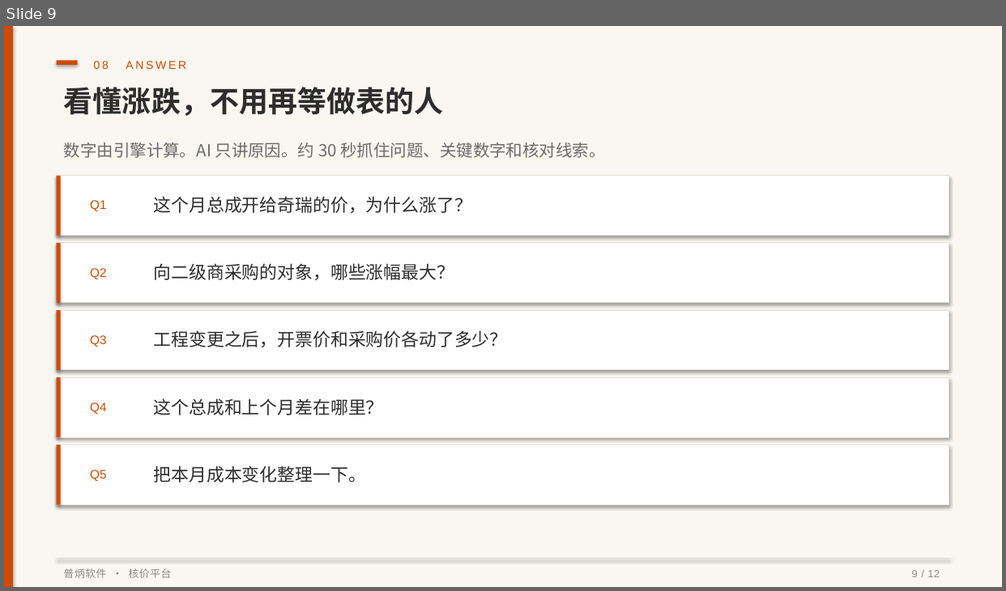
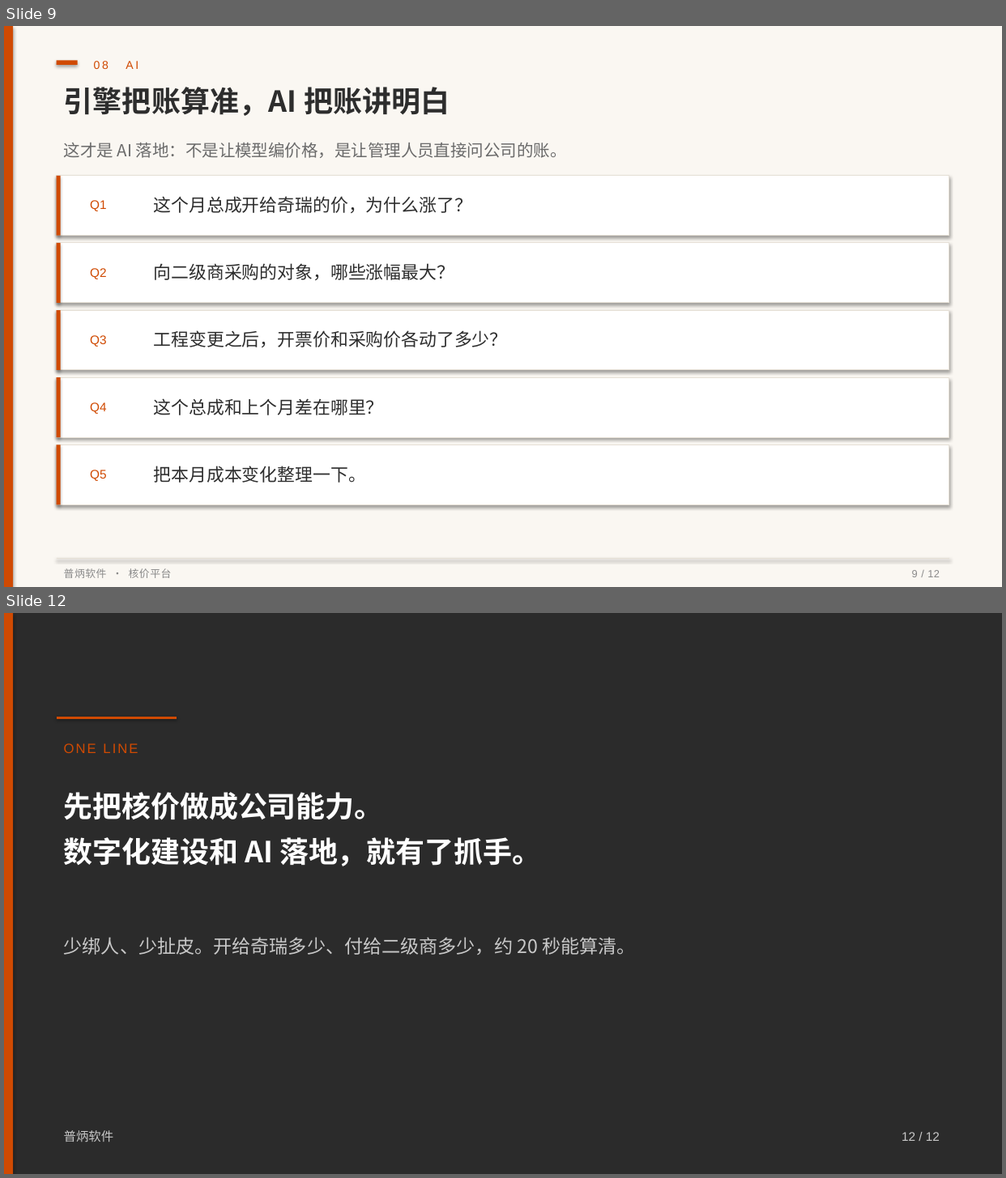
Before and after one commit to pulinzhang/structure-costing-platform, a slide deck: docs/结构件自动核价平台-产品介绍.pptx. Shown one above the other, each under a label of ours: slide 9 before the commit, slides 9 and 12 after it; the slides between them are not shown. The pictures are 1006x591 and 1006x1178 pixels, drawn with LibreOffice and Linux fonts; fonts in the diff are those of the drawing. Boxes give left, top, right and bottom in pixels: in the first picture for what was removed or moved away, otherwise in the second. Text is boxed around its words. In the diff, an @@ line names an element or a change of style, - is before the commit and + after.

```diff
--- a/docs/结构件自动核价平台-产品介绍.pptx
+++ b/docs/结构件自动核价平台-产品介绍.pptx
@@ slide 12 added at [4, 613, 1002, 1174], background #FFFFFF @@
@@ rectangle added at [4, 613, 1002, 1174], fill #2B2B2B @@
@@ rectangle added at [4, 613, 13, 1174], fill #D04A02 @@
@@ line added from (57, 717) to (177, 717), #D04A02 2.25 pt @@
@@ text added at [64, 743, 138, 753], 13 pt, text #D04A02 @@
+ONE LINE
@@ text added at [64, 792, 541, 867], 28 pt, text #FFFFFF, bold @@
+先把核价做成公司能力。
+数字化建设和 AI 落地，就有了抓手。
@@ text added at [64, 937, 636, 955], 18 pt, text #C8C8C8 @@
+少绑人、少扯皮。开给奇瑞多少、付给二级商多少，约 20 秒能算清。
@@ text added at [64, 1131, 114, 1142], 12 pt, text #C8C8C8 @@
+普炳软件
@@ text added at [901, 1132, 940, 1141], 12 pt, text #C8C8C8 @@
+12 / 12
@@ slide 9 changed as well @@
@@ text at [94, 61, 138, 69]: text changed @@
-08 ANSWER
+08 AI
@@ text at [64, 87, 450, 116]: text changed @@
-看懂涨跌，不用再等做表的人
+引擎把账算准，AI 把账讲明白
@@ text at [64, 143, 567, 158]: text changed @@
-数字由引擎计算。AI 只讲原因。约 30 秒抓住问题、关键数字和核对线索。
+这才是 AI 落地：不是让模型编价格，是让管理人员直接问公司的账。
```
Also in this commit, not shown: 5 other slides changed, 5 other slides added, 6 slides removed, 1 other file.
